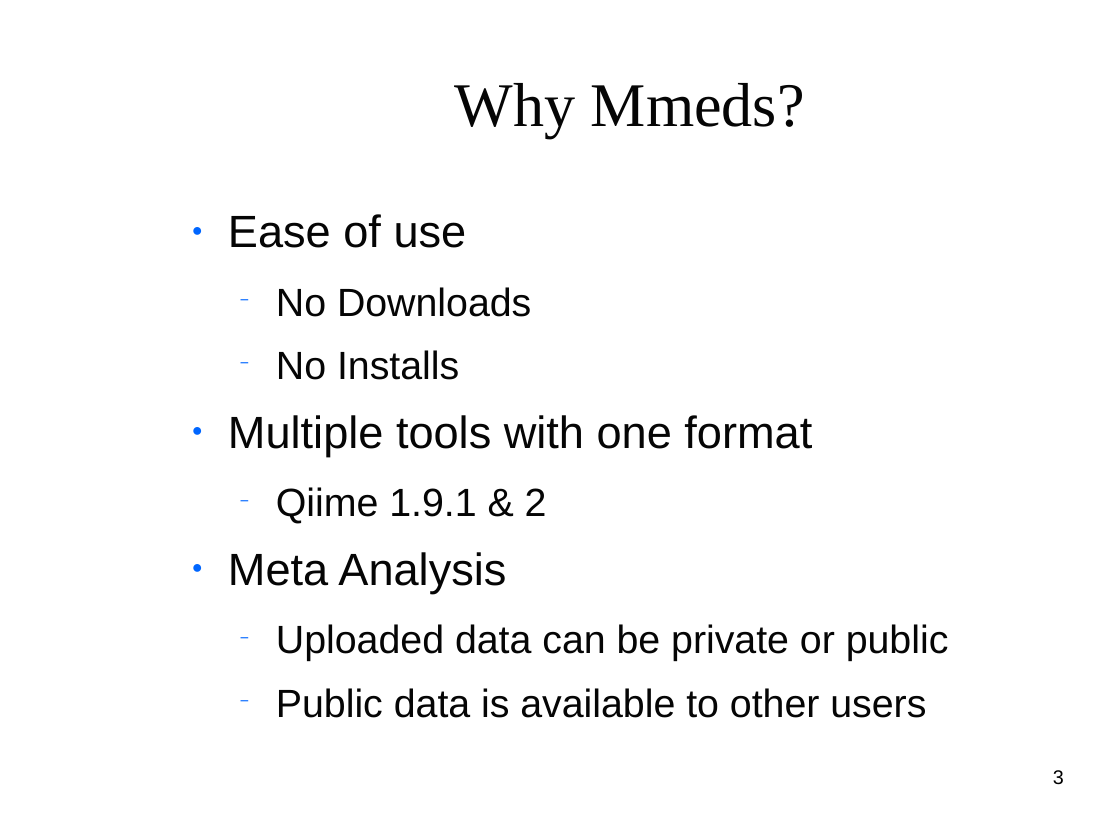
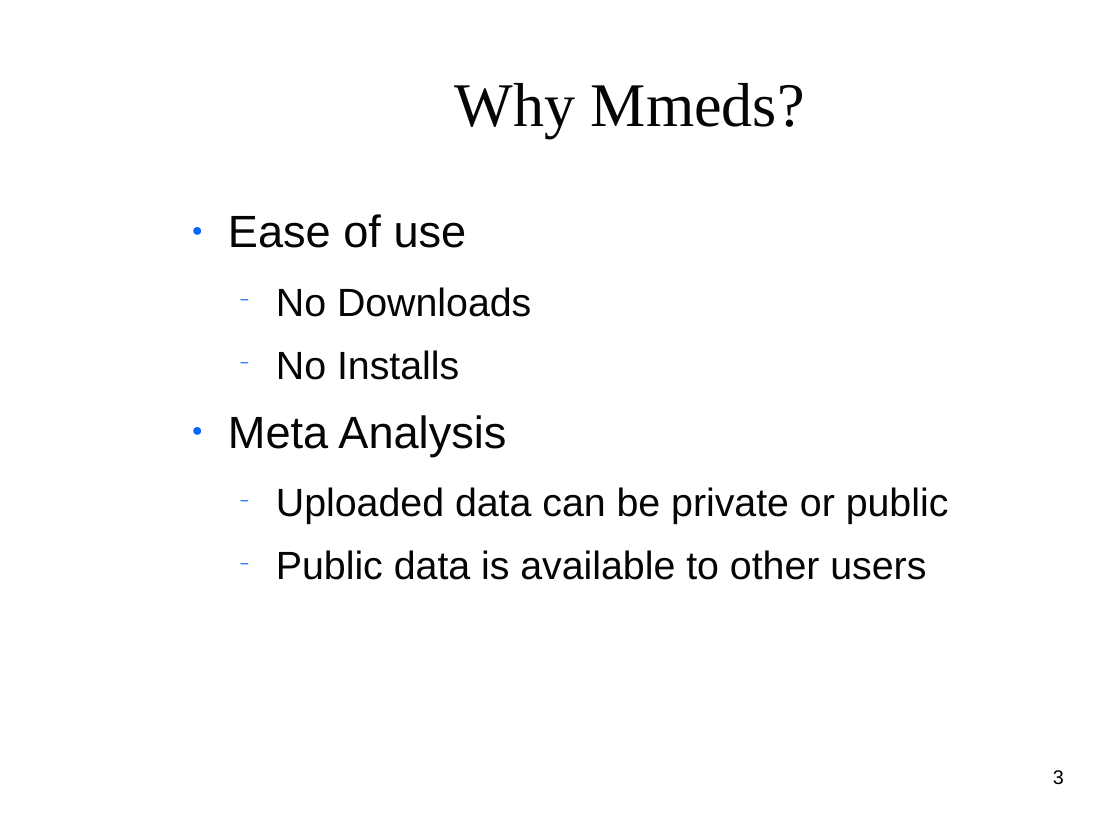
Before and after one commit to clemente-lab/mmeds-meta, a slide deck: slide 3 of sql/mmeds.odp. Drawn at 1120x840 pixels with LibreOffice and Linux fonts; fonts in the diff are those of the drawing; background and template pictures are left out. Boxes give left, top, right and bottom in pixels: in the first picture for what was removed or moved away, otherwise in the second. Text is boxed around its words. In the diff, an @@ line names an element or a change of style, - is before the commit and + after.

```diff
--- a/sql/mmeds.odp
+++ b/sql/mmeds.odp
@@ text at box(228, 415, 812, 524): paragraphs removed @@
-● Multiple tools with one format
-  − Qiime 1.9.1 & 2
```
Also in this commit, not shown: 3 other slides changed, 6 slides added, 1 slide removed, 10 other files.
